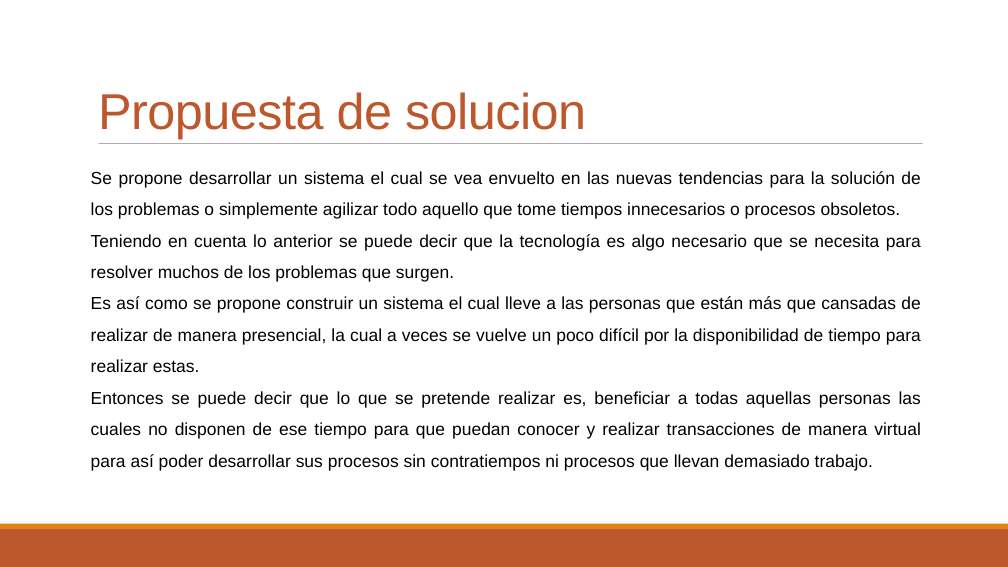
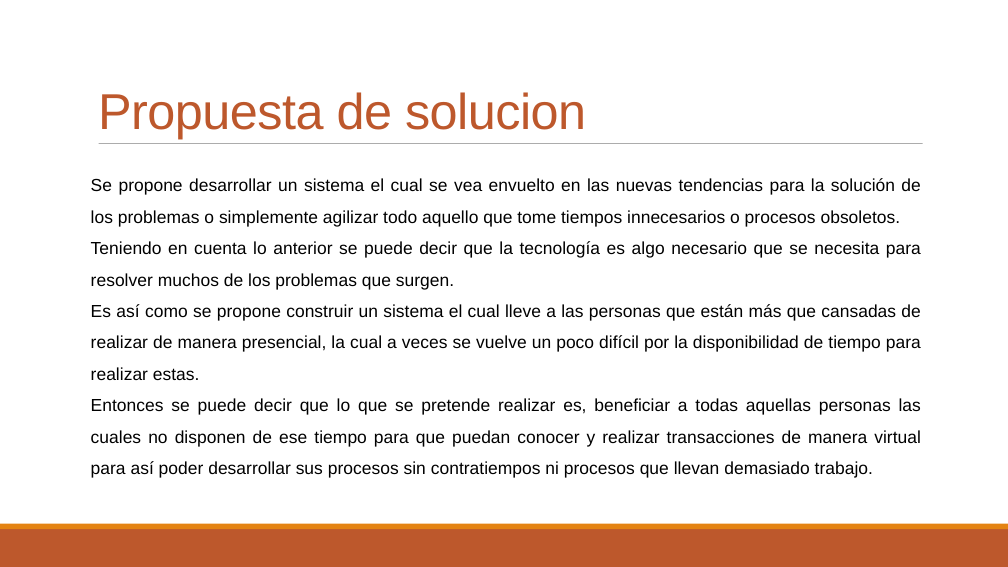
Before and after one commit to Edwinutec2017/tesisoracle-, a slide deck: slide 6 of nuevo/diapositiva_policomerce.pptx. Drawn at 1008x567 pixels with LibreOffice and Linux fonts; fonts in the diff are those of the drawing. Boxes give left, top, right and bottom in pixels: in the first picture for what was removed or moved away, otherwise in the second. Text is boxed around its words. In the diff, an @@ line names an element or a change of style, - is before the commit and + after.

```diff
--- a/nuevo/diapositiva_policomerce.pptx
+++ b/nuevo/diapositiva_policomerce.pptx
@@ text "Se propone desarrollar un sistema ...": place and size @@
-text "Se propone desarrollar un sistema ..." at [91,171,921,470]
+text "Se propone desarrollar un sistema ..." at [91,178,921,478]
```
Also in this commit, not shown: 2 other slides changed.
